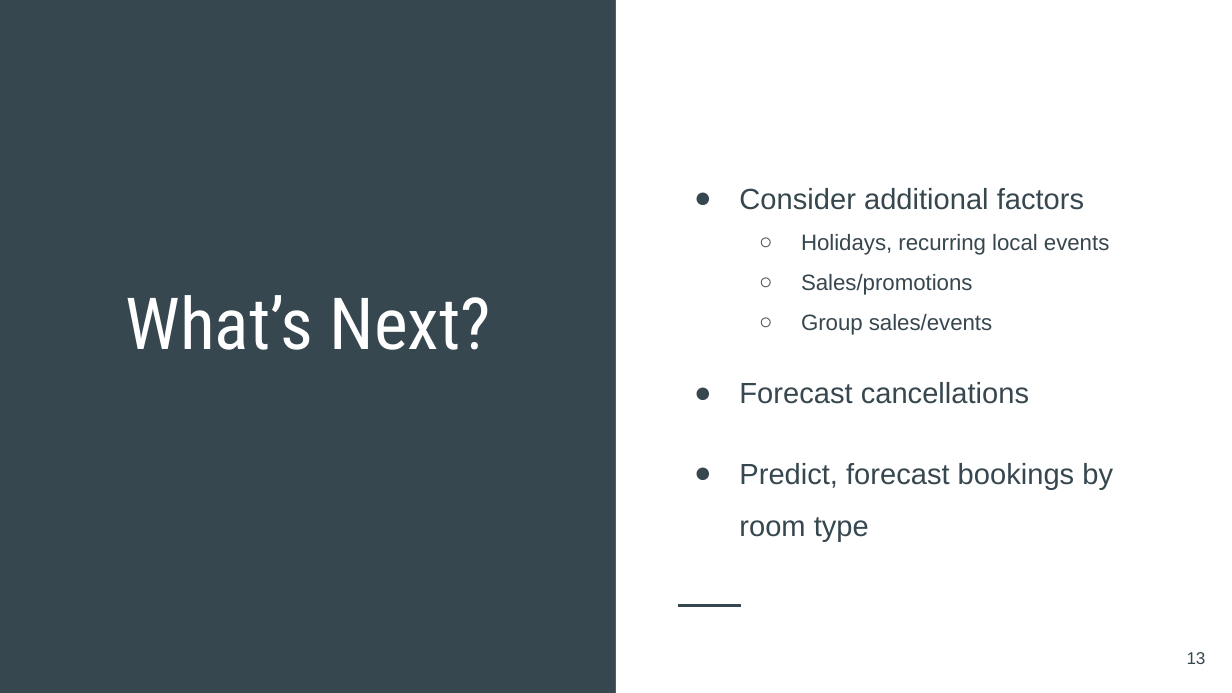
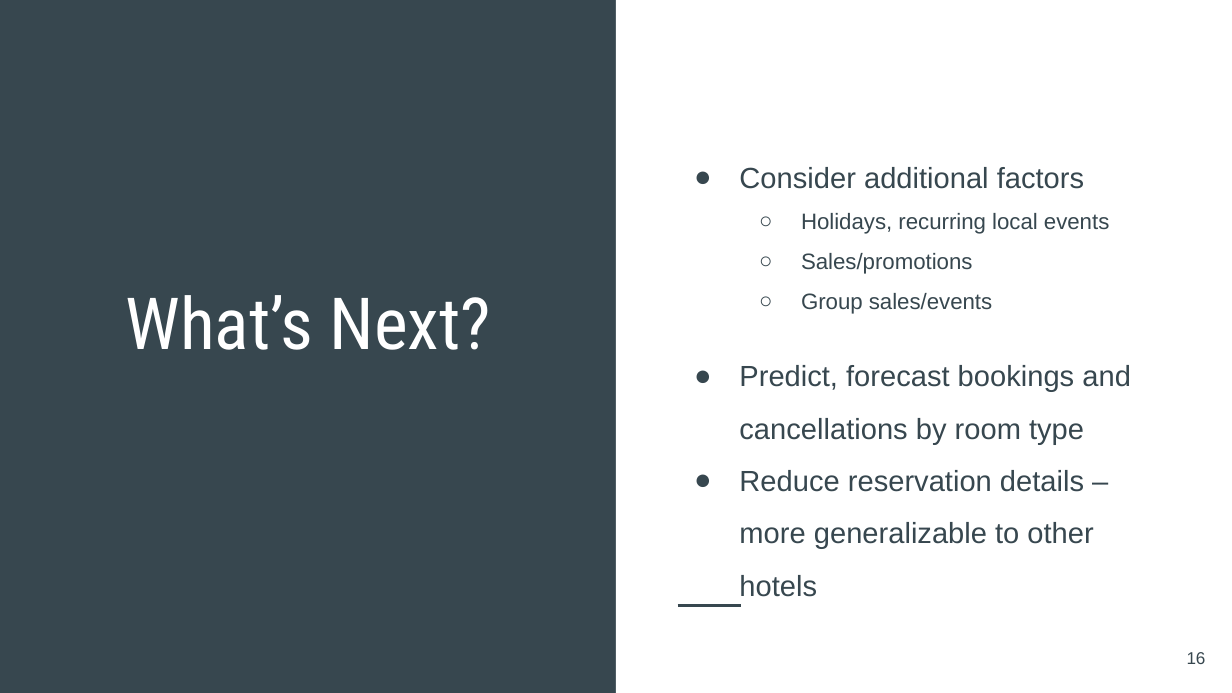
Before and after one commit to BenJMcCarty/Hotel_Cancel_Culture, a slide deck: slide 16 of Hotel_Cancel_Culture_Presentation.pptx (slide 13 before the commit). Drawn at 1232x693 pixels with LibreOffice and Linux fonts; fonts in the diff are those of the drawing. Boxes give left, top, right and bottom in pixels: in the first picture for what was removed or moved away, otherwise in the second. Text is boxed around its words. In the diff, an @@ line names an element or a change of style, - is before the commit and + after.

```diff
--- a/Hotel_Cancel_Culture_Presentation.pptx
+++ b/Hotel_Cancel_Culture_Presentation.pptx
@@ text "Consider additional factors" moved from (x1=739, y1=188, x2=1109, y2=335) to (x1=739, y1=167, x2=1109, y2=314) @@
@@ text at (x1=739, y1=365, x2=1131, y2=444): text changed @@
-● Forecast cancellations
+● Predict, forecast bookings and cancellations by room type
@@ text at (x1=739, y1=470, x2=1093, y2=597): text changed @@
-● Predict, forecast bookings by room type
+● Reduce reservation details – more generalizable to other hotels
@@ page number at (x1=1187, y1=652, x2=1206, y2=664): text changed @@
-13
+16
```
Also in this commit, not shown: 3 other slides changed, 6 slides added, 3 slides removed, 8 other files.
